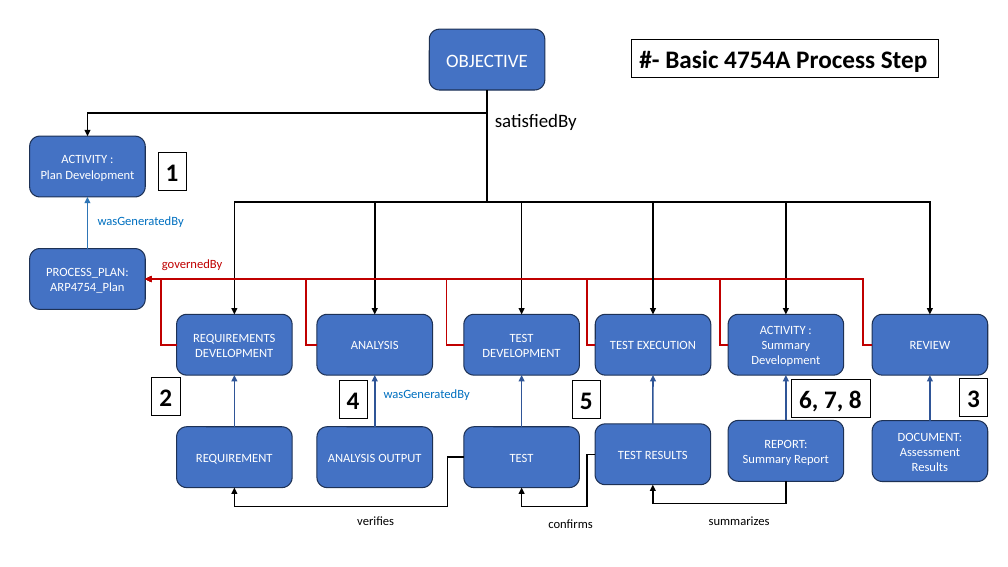
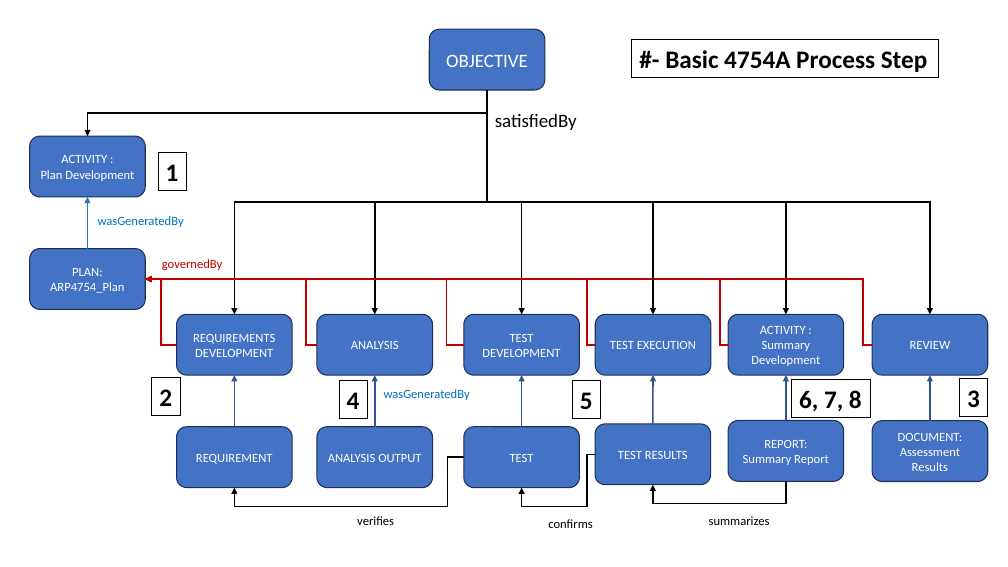
Before and after one commit to ge-high-assurance/RACK, a slide deck: slide 1 of overlays/ARP-4754A/ARP-4754A-ontology.pptx. Drawn at 1008x567 pixels with LibreOffice and Linux fonts; fonts in the diff are those of the drawing. Boxes give left, top, right and bottom in pixels: in the first picture for what was removed or moved away, otherwise in the second. Text is boxed around its words. In the diff, an @@ line names an element or a change of style, - is before the commit and + after.

```diff
--- a/overlays/ARP-4754A/ARP-4754A-ontology.pptx
+++ b/overlays/ARP-4754A/ARP-4754A-ontology.pptx
@@ text in rounded rectangle at (50,268,124,293): text changed @@
-PROCESS_PLAN: ARP4754_Plan
+PLAN: ARP4754_Plan
```
Also in this commit, not shown: 1 other slide changed, 11 other files.
